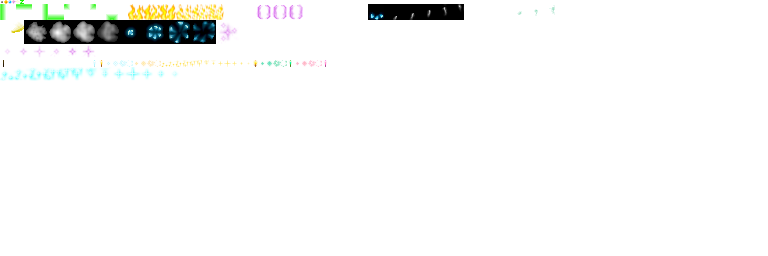
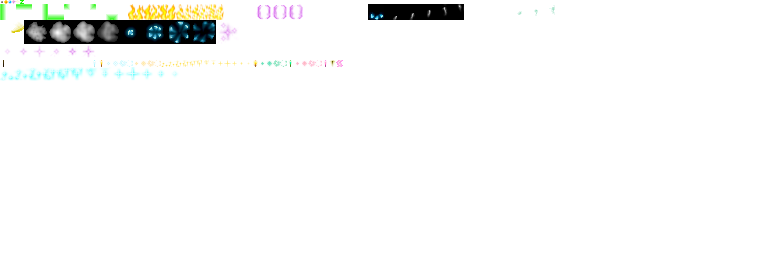
Revision of a layered 768 x 256 image; what changed, layer by layer:
painted on "Background" over [329,60,343,67]
